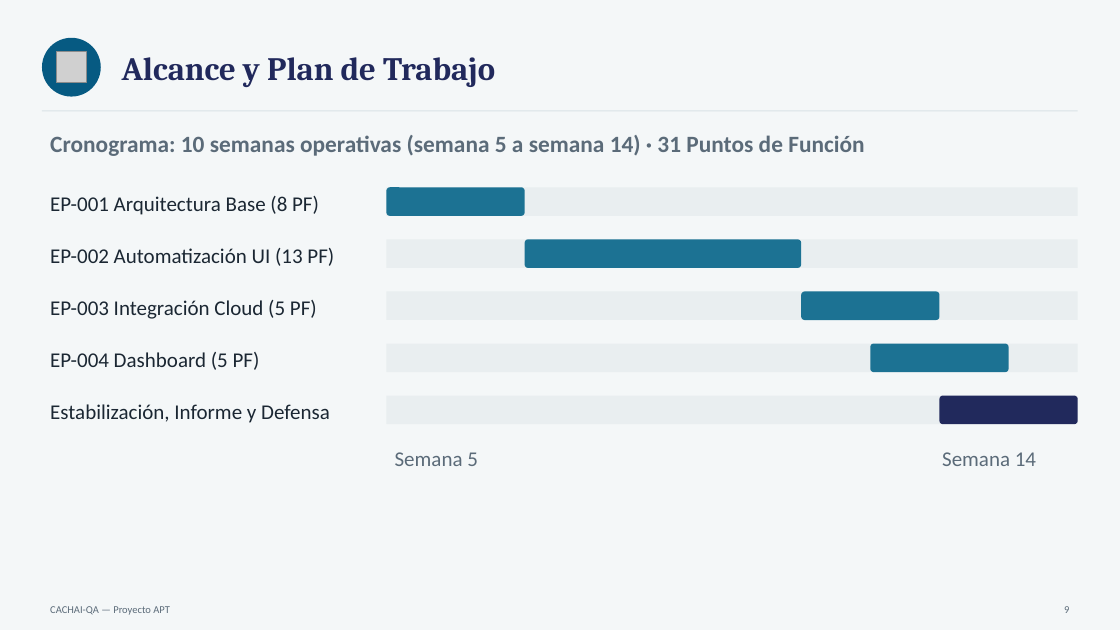
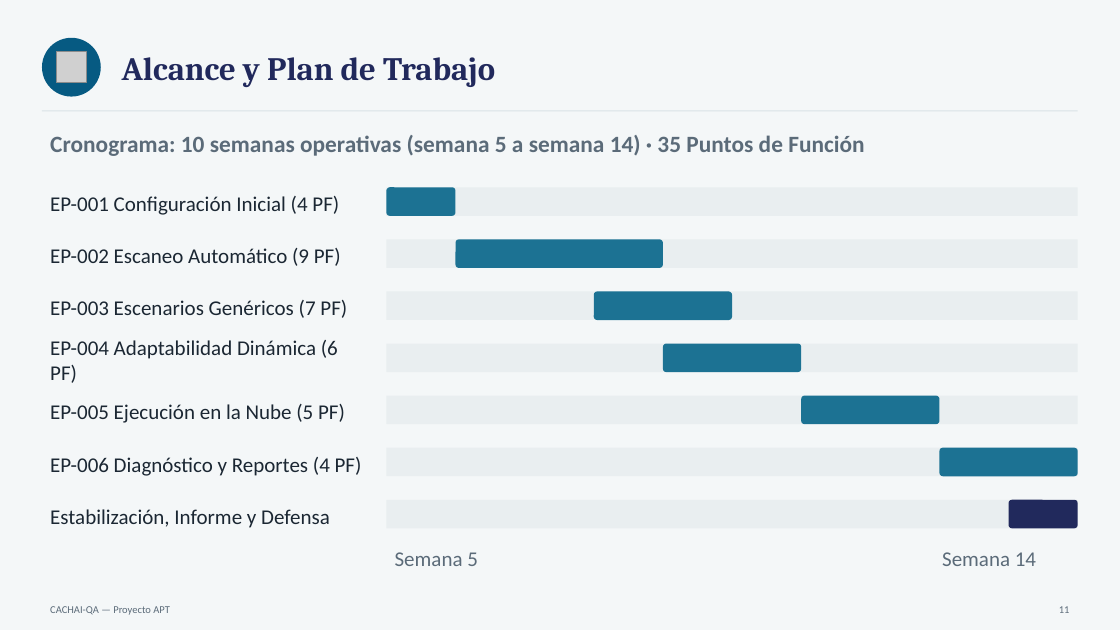
Before and after one commit to JoValdiviaMendoza/CACHAI-QA, a slide deck: slide 11 of Fase 1/Evidencias Grupales/Presentacion Proyecto.pptx. Drawn at 1120x630 pixels with LibreOffice and Linux fonts; fonts in the diff are those of the drawing; grey boxes stand for pictures. Boxes give left, top, right and bottom in pixels: in the first picture for what was removed or moved away, otherwise in the second. Text is boxed around its words. In the diff, an @@ line names an element or a change of style, - is before the commit and + after.

```diff
--- a/Fase 1/Evidencias Grupales/Presentacion Proyecto.pptx
+++ b/Fase 1/Evidencias Grupales/Presentacion Proyecto.pptx
@@ text at bbox=[50, 135, 864, 156]: text changed @@
-Cronograma: 10 semanas operativas (semana 5 a semana 14) · 31 Puntos de Función
+Cronograma: 10 semanas operativas (semana 5 a semana 14) · 35 Puntos de Función
@@ text at bbox=[50, 196, 339, 215]: text changed @@
-EP-001 Arquitectura Base (8 PF)
+EP-001 Configuración Inicial (4 PF)
@@ rounded rectangle: place and size @@
-rounded rectangle at bbox=[386, 187, 525, 216]
+rounded rectangle at bbox=[386, 187, 455, 216]
@@ rounded rectangle: place and size @@
-rounded rectangle at bbox=[525, 239, 802, 268]
+rounded rectangle at bbox=[455, 239, 663, 268]
@@ text at bbox=[50, 248, 341, 266]: text changed @@
-EP-002 Automatización UI (13 PF)
+EP-002 Escaneo Automático (9 PF)
@@ rounded rectangle: place and size @@
-rounded rectangle at bbox=[802, 292, 940, 320]
+rounded rectangle at bbox=[594, 292, 733, 320]
@@ text at bbox=[50, 300, 347, 318]: text changed @@
-EP-003 Integración Cloud (5 PF)
+EP-003 Escenarios Genéricos (7 PF)
@@ text at bbox=[50, 340, 338, 383]: text changed @@
-EP-004 Dashboard (5 PF)
+EP-004 Adaptabilidad Dinámica (6 PF)
@@ rounded rectangle added at bbox=[663, 344, 802, 372], fill #1C7293 @@
@@ text added at bbox=[50, 404, 345, 423], 18 pt, text #1B2733 @@
+EP-005 Ejecución en la Nube (5 PF)
@@ rounded rectangle: place and size @@
-rounded rectangle at bbox=[870, 344, 1009, 372]
+rounded rectangle at bbox=[802, 396, 940, 424]
@@ rectangle added at bbox=[386, 448, 1078, 476], fill #E9EEF0 @@
@@ rounded rectangle: place and size @@
-rounded rectangle at bbox=[939, 396, 1078, 424]
+rounded rectangle at bbox=[939, 448, 1078, 476]
@@ rounded rectangle at bbox=[939, 448, 1078, 476]: fill #21295C to #1C7293 @@
@@ text added at bbox=[50, 457, 362, 476], 18 pt, text #1B2733 @@
+EP-006 Diagnóstico y Reportes (4 PF)
@@ text "Estabilización, Informe y Defensa": place and size @@
-text "Estabilización, Informe y Defensa" at bbox=[50, 404, 330, 423]
+text "Estabilización, Informe y Defensa" at bbox=[50, 509, 330, 528]
@@ rectangle added at bbox=[386, 500, 1078, 528], fill #E9EEF0 @@
@@ rounded rectangle added at bbox=[1009, 500, 1078, 528], fill #21295C @@
@@ text "Semana 5 Semana 14": place and size @@
-text "Semana 5 Semana 14" at bbox=[395, 452, 1036, 466]
+text "Semana 5 Semana 14" at bbox=[395, 552, 1036, 566]
@@ text at bbox=[1059, 606, 1070, 613]: text changed @@
-9
+11
```
Also in this commit, not shown: 12 other slides changed.
